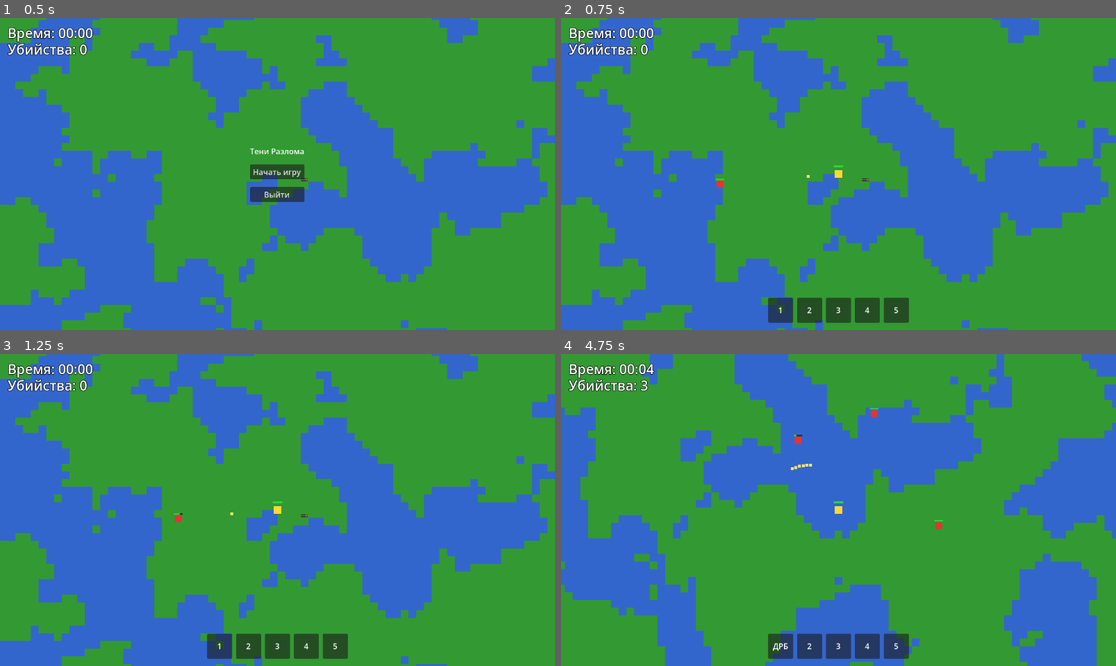
Above: before the commit, frames 1-4 (two rows, left to right).
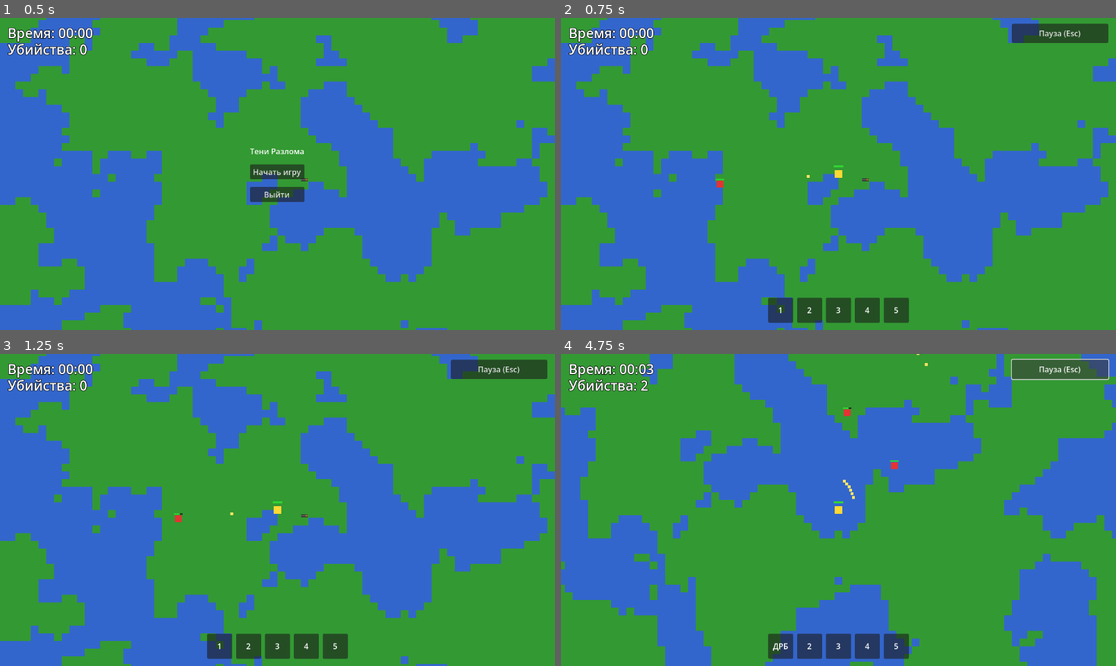
Above: after the commit, the same moments.

Repository: aegissana-sudo/vada
Game: Godot game, scene res://Main.tscn
The game is run twice, just before and just after one commit, with the same random seed, the same clock (stepped at 60 frames per second) and the same inputs.
Inputs (mouse positions are in pixels of both pictures, inside the frame that each line leads up to):
- Up to frame 1 (0.5 s): no input
- Up to frame 2 (0.75 s): click "Начать игру" at 0.5 s
- Up to frame 3 (1.25 s): no input
- Up to frame 4 (4.75 s): click (1060, 369) at 1.25 s, where only the run after the commit has a clickable "Пауза (Esc)"; click (1060, 369) at 2 s, where only the run after the commit has a clickable "Продолжить (Esc)"; hold Right (ui_right) 2.78-3.53 s; hold Down (ui_down) 3.53-4.28 s; hold Right (ui_right) from 4.28 s (still down)

Frame 1 is identical in both runs. In frame 2, 1.1% of the frame differs, in the area x 81-99%, y 1-9%; in frame 3, 1.1%; in frame 4, 1.6%, in the area x 14-99%, y 0-57%.

Commit message:
Add pause toggle on Esc and top-right pause button

Diff:
--- a/Main.tscn
+++ b/Main.tscn
@@ -46,6 +46,18 @@
 offset_bottom = 82.0
 text = "Убийства: 0"
 label_settings = SubResource("2")
+
+[node name="PauseButton" type="Button" parent="CanvasLayer"]
+visible = false
+layout_mode = 1
+anchors_preset = 1
+anchor_left = 1.0
+anchor_right = 1.0
+offset_left = -216.0
+offset_top = 12.0
+offset_right = -16.0
+offset_bottom = 52.0
+text = "Пауза (Esc)"
 
 [node name="InventoryUI" type="Control" parent="CanvasLayer"]
 layout_mode = 1
--- a/scripts/world.gd
+++ b/scripts/world.gd
@@ -20,6 +20,7 @@
 @onready var start_button: Button = $CanvasLayer/MainMenu/CenterContainer/VBoxContainer/StartButton
 @onready var exit_button: Button = $CanvasLayer/MainMenu/CenterContainer/VBoxContainer/ExitButton
 @onready var shotgun_slot_label: Label = $CanvasLayer/InventoryUI/SlotsContainer/Slot1/Label
+@onready var pause_button: Button = $CanvasLayer/PauseButton
 
 var noise := FastNoiseLite.new()
 var generated_chunks: Dictionary = {}
@@ -31,8 +32,12 @@
 var _survival_time := 0.0
 var _kill_count := 0
 var _game_started := false
+var _is_paused := false
 
 func _ready() -> void:
+    process_mode = Node.PROCESS_MODE_ALWAYS
+    pause_button.process_mode = Node.PROCESS_MODE_ALWAYS
+
     noise.seed = randi()
     noise.frequency = 0.05
     _setup_tileset()
@@ -45,11 +50,12 @@
     retry_button.pressed.connect(_on_retry_button_pressed)
     start_button.pressed.connect(_on_start_button_pressed)
     exit_button.pressed.connect(_on_exit_button_pressed)
+    pause_button.pressed.connect(_on_pause_button_pressed)
 
     _set_gameplay_active(false)
 
 func _process(delta: float) -> void:
-    if not _game_started or _game_over:
+    if not _game_started or _game_over or _is_paused:
         return
     _survival_time += delta
     _update_survival_ui()
@@ -57,8 +63,15 @@
     _update_enemy_spawns(delta)
 
 
+func _unhandled_input(event: InputEvent) -> void:
+    if event.is_action_pressed("ui_cancel"):
+        _toggle_pause()
+
+
 func _set_gameplay_active(is_active: bool) -> void:
     _game_started = is_active
+    _is_paused = false
+    get_tree().paused = false
     player.set_physics_process(is_active)
     player.set_process(is_active)
     player.visible = is_active
@@ -69,11 +82,27 @@
 
     var inventory_ui: Control = $CanvasLayer/InventoryUI
     inventory_ui.visible = is_active
+    pause_button.visible = is_active
+    pause_button.text = "Пауза (Esc)"
+
+
+func _toggle_pause() -> void:
+    if not _game_started or _game_over:
+        return
+
+    _is_paused = not _is_paused
+    get_tree().paused = _is_paused
+    pause_button.text = "Продолжить (Esc)" if _is_paused else "Пауза (Esc)"
+
+
+func _on_pause_button_pressed() -> void:
+    _toggle_pause()
 
 
 func _on_start_button_pressed() -> void:
     main_menu.visible = false
     _set_gameplay_active(true)
+    get_tree().paused = false
 
 
 func _on_exit_button_pressed() -> void:
@@ -199,6 +228,9 @@
         return
 
     _game_over = true
+    _is_paused = false
+    get_tree().paused = false
+    pause_button.visible = false
     player.set_physics_process(false)
     player.set_process(false)
     player.visible = false
